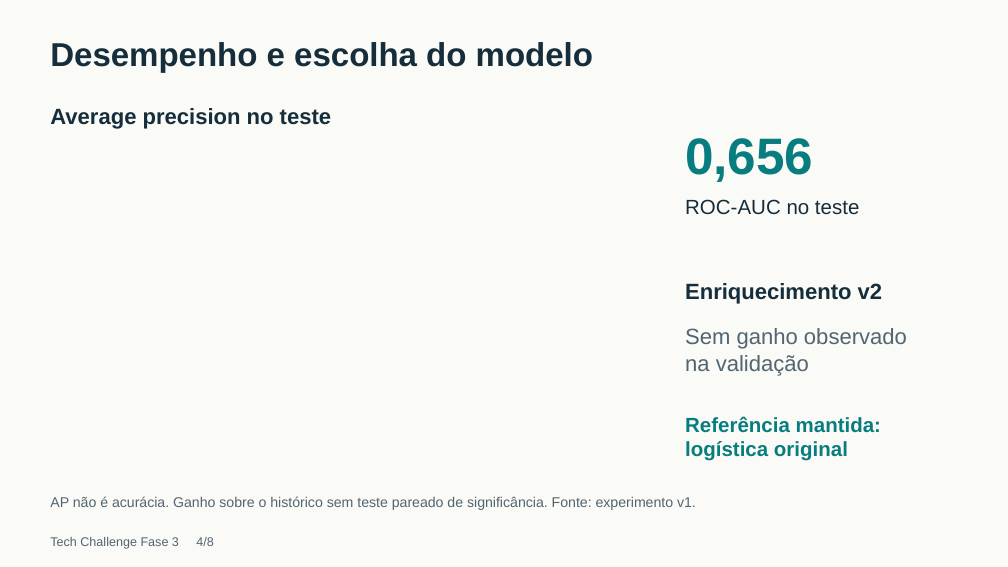
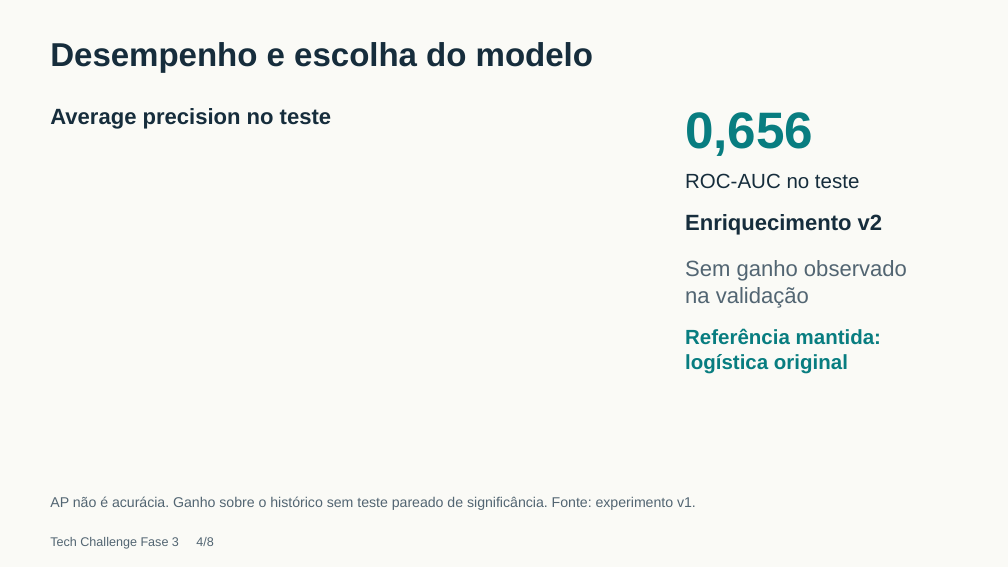
Before and after one commit to schonlopes/tech-challenge-fase-3-alfabetizacao-ml, a slide deck: slide 4 of output/presentation/Alfabetizacao_Fase3.pptx. Drawn at 1008x567 pixels with LibreOffice and Linux fonts; fonts in the diff are those of the drawing. Boxes give left, top, right and bottom in pixels: in the first picture for what was removed or moved away, otherwise in the second. Text is boxed around its words. In the diff, an @@ line names an element or a change of style, - is before the commit and + after.

```diff
--- a/output/presentation/Alfabetizacao_Fase3.pptx
+++ b/output/presentation/Alfabetizacao_Fase3.pptx
@@ text "0,656" moved from (x1=685, y1=138, x2=813, y2=182) to (x1=685, y1=112, x2=813, y2=156) @@
@@ text "ROC-AUC no teste" moved from (x1=685, y1=199, x2=859, y2=215) to (x1=685, y1=173, x2=859, y2=189) @@
@@ text "Enriquecimento v2" moved from (x1=685, y1=283, x2=883, y2=304) to (x1=685, y1=214, x2=883, y2=235) @@
@@ text "Sem ganho observado" moved from (x1=685, y1=328, x2=907, y2=376) to (x1=685, y1=260, x2=907, y2=308) @@
@@ text "Referência mantida:" moved from (x1=685, y1=416, x2=881, y2=461) to (x1=685, y1=328, x2=881, y2=374) @@
```
Also in this commit, not shown: 2 other slides changed, 11 other files.
